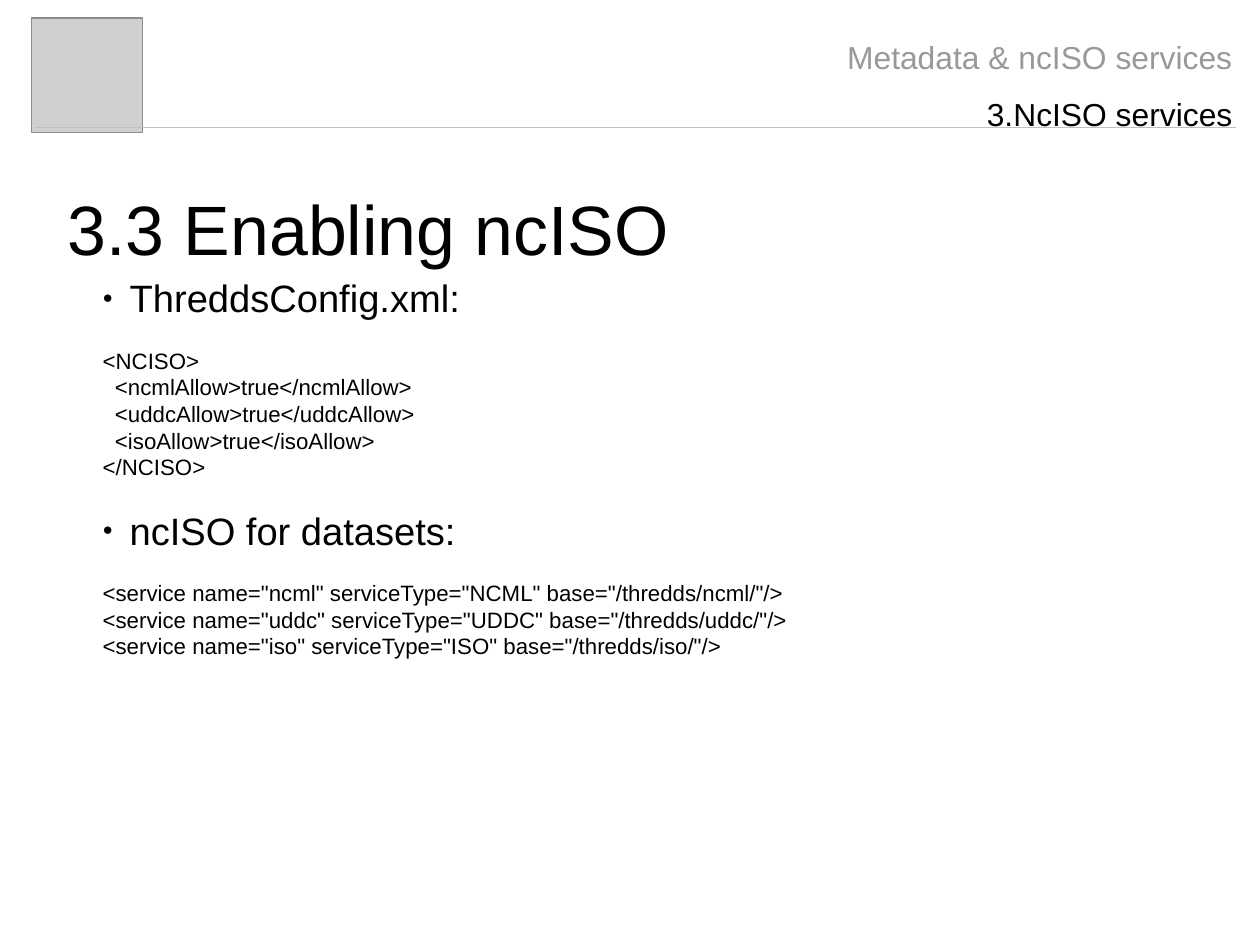
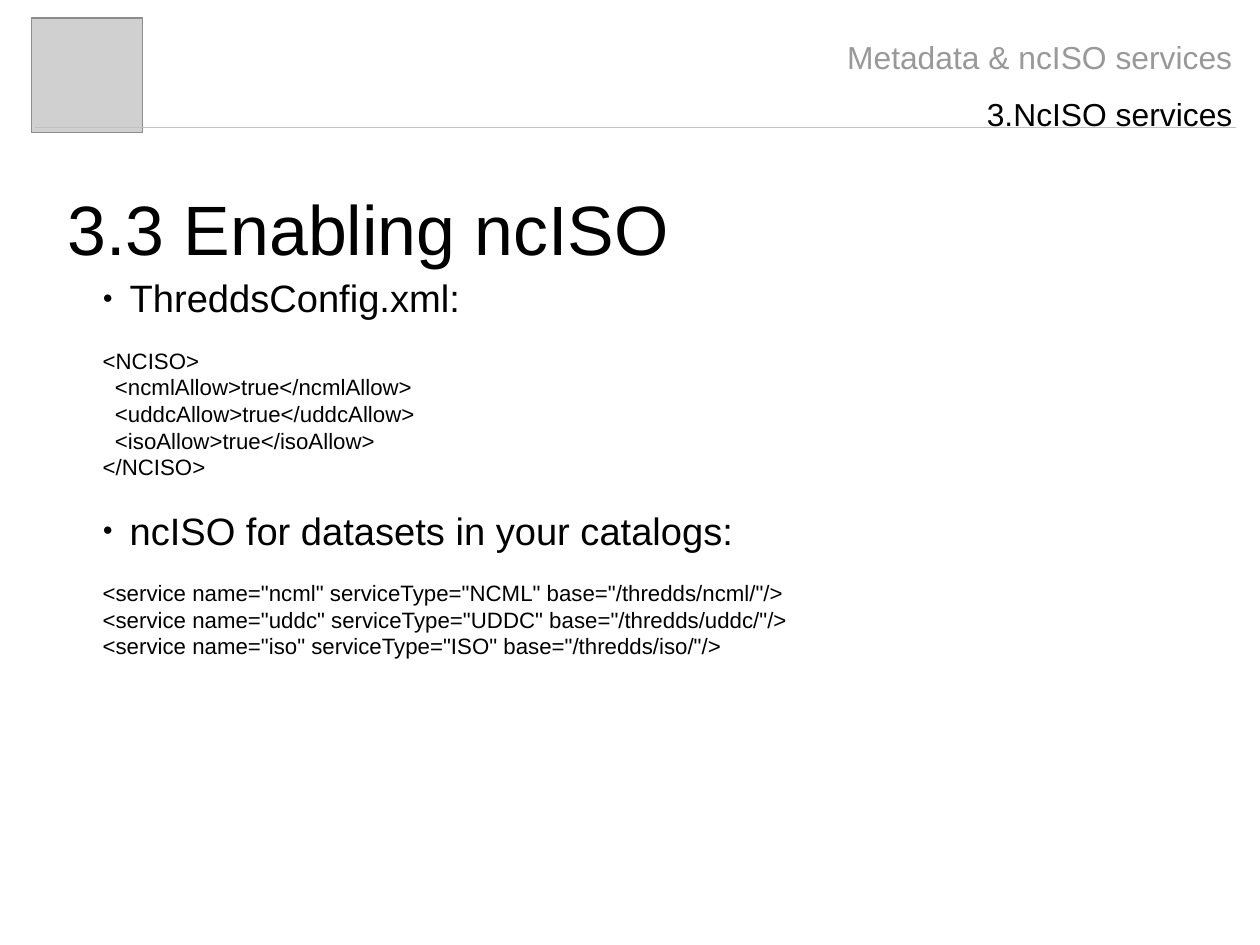
Before and after one commit to Unidata/thredds, a slide deck: slide 11 of docs/web/thredds/tech/tds4.3/reference/ncISO/metadata_ncISO.odp. Drawn at 1260x945 pixels with LibreOffice and Linux fonts; fonts in the diff are those of the drawing; grey boxes stand for pictures. Boxes give left, top, right and bottom in pixels: in the first picture for what was removed or moved away, otherwise in the second. Text is boxed around its words. In the diff, an @@ line names an element or a change of style, - is before the commit and + after.

```diff
--- a/docs/web/thredds/tech/tds4.3/reference/ncISO/metadata_ncISO.odp
+++ b/docs/web/thredds/tech/tds4.3/reference/ncISO/metadata_ncISO.odp
@@ text at (130, 517, 732, 553): text changed @@
-● ncISO for datasets:
+● ncISO for datasets in your catalogs:
```
Also in this commit, not shown: 1 other slide changed, 1 other file.
